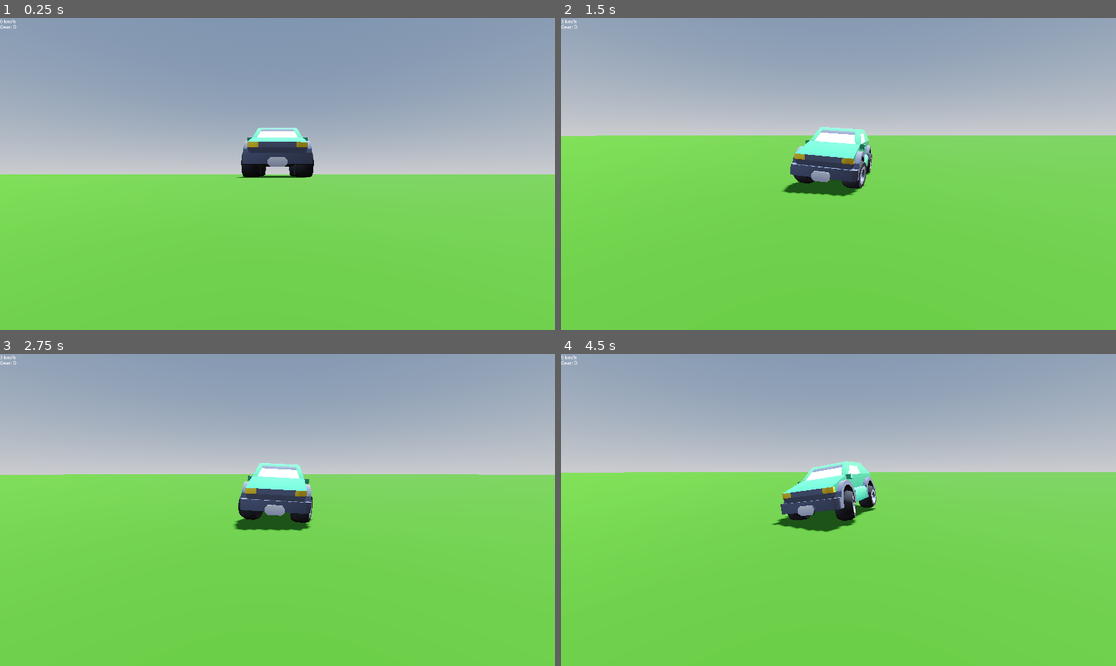
Above: before the commit, frames 1-4 (two rows, left to right).
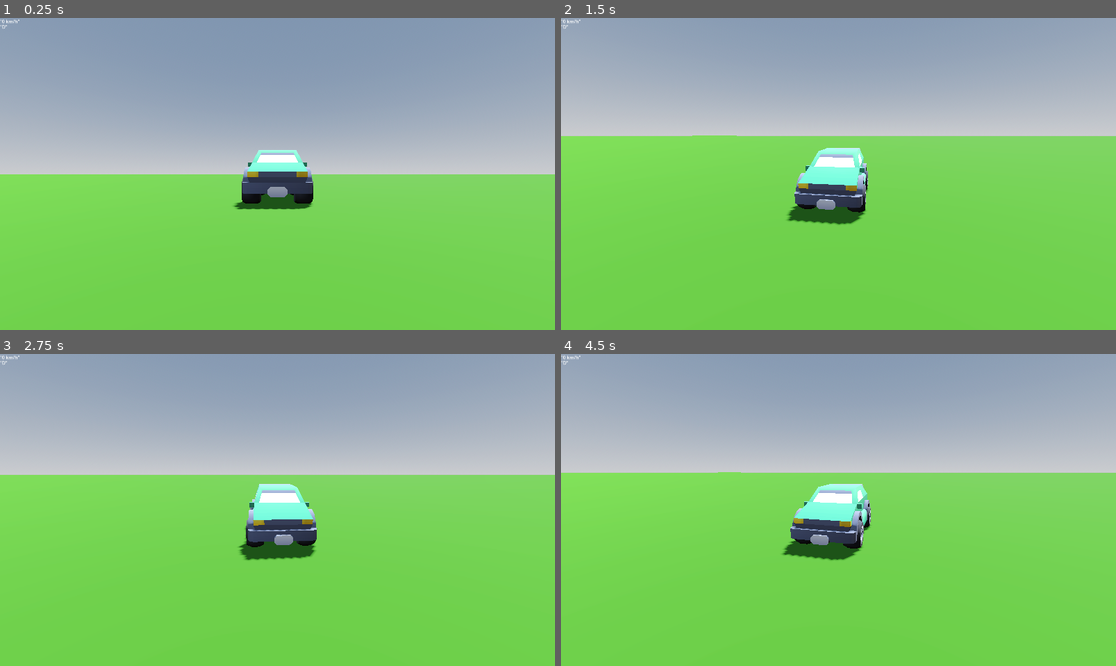
Above: after the commit, the same moments.

Repository: SaltyCookiez/DrivingSimEE
Game: Godot game, scene res://world.tscn
Same seed, same stepped clock (60 frames per second), same inputs: the game is played once before the commit and once after it.
Inputs (mouse positions are in pixels of both pictures, inside the frame that each line leads up to):
- Up to frame 1 (0.25 s): no input
- Up to frame 2 (1.5 s): move the mouse to (866, 174) at 0.52 s; hold D (Right) 0.53-1.28 s; hold W (Gas) 0.53-1.28 s; move the mouse to (810, 174) at 1.27 s; hold S (Brake) from 1.28 s (still down); tap W (Gas) at 1.35 s
- Up to frame 3 (2.75 s): move the mouse to (288, 503) at 2.02 s; release S (Brake) at 2.03 s; hold D (Right) from 2.03 s (still down); hold W (Gas) from 2.03 s (still down)
- Up to frame 4 (4.5 s): move the mouse to (832, 516) at 2.77 s; release W (Gas) at 2.78 s; tap W (Gas) at 2.85, 4.35 s; move the mouse to (877, 513) at 3.52 s; release D (Right) at 3.53 s; hold W (Gas) 3.53-4.28 s; hold A (Left) from 3.53 s (still down); move the mouse to (794, 506) at 4.27 s

The runs differ from the first frame. In frame 1, 3.2% of the frame differs, in the area x 0-57%, y 0-62%; in frame 2, 4.1%; in frame 3, 3.9%; in frame 4, 4.4%, in the area x 0-100%, y 0-67%.
Error after the commit: Parse Error: Identifier "max_torque" not declared in the current scope. (res://Car.gd:34)

Commit message:
Update car script

Diff:
--- a/driving-sim-ee/Car.gd
+++ b/driving-sim-ee/Car.gd
@@ -2,10 +2,22 @@
 
 @onready var hud = get_node("/root/World/HUD")
 
-var max_RPM = 450
-var max_torque = 300
-var turn_speed = 3
-var turn_amount = 0.3
+# Engine & Transmission
+var gear_ratios = [2.97, 2.07, 1.43, 1.00, 0.84, 0.56]
+var final_drive_ratio = 3.42
+var current_gear = 1
+var max_gears = 6
+
+var upshift_rpm = 4200
+var downshift_rpm = 1700
+
+var idle_rpm = 800
+var max_rpm = 1700
+var current_rpm = idle_rpm
+
+var engine_torque = 0.0
+var base_torque = 350.0
+var engine_drag = 0.015
 
 func _physics_process(delta):
 	$CamArm.position = position
